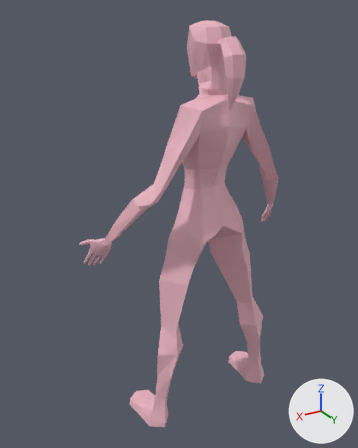
The Blender file promo/models/extra_female.blend, before and after one commit.
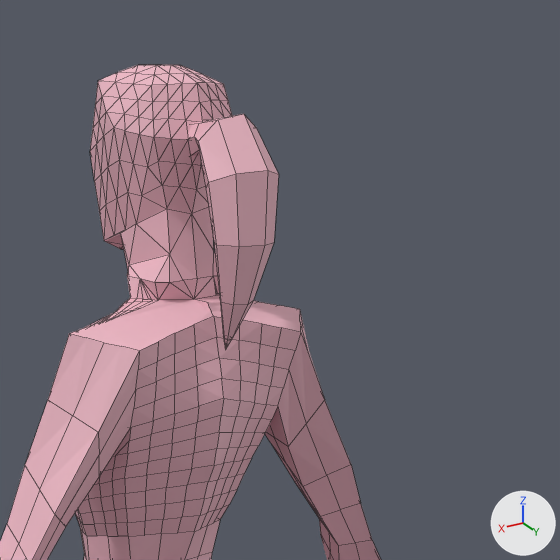
There are two pictures of each version: one whole from a 50 mm lens placed at (1.043, 1.434, 1.642), pointed at (0.092, -0.152, 0.849), one close up on the part from 44% to 94% of the width and 0% to 39% of the height. Every picture has the same lights, and +X, +Y and +Z are marked at lower right. The first two pictures are the older version. The close-ups show mesh edges as thin lines.

The older version as bpy lines, for what is in view:
```python
me_extra_female_hair_mesh = bpy.data.meshes.new('Extra_female_Hair_Mesh')
me_extra_female_hair_mesh.from_pydata(...)  # 51 vertices, 56 faces; spans x -0.038..0.042, y -0.04..0.085, z 1.323..1.565
me_extra_female_hair_mesh.materials.append(mat_extra_female_mat)  # pink #efb8c5
me_extra_female_mesh = bpy.data.meshes.new('Extra_female_Mesh')
me_extra_female_mesh.from_pydata(...)  # 2229 vertices, 2333 faces; spans x -0.48..0.48, y -0.25..0.04, z 0.0..1.61
me_extra_female_mesh.materials.append(mat_extra_female_mat)  # pink #efb8c5
ob_extra_female_body = bpy.data.objects.new('Extra_female_Body', me_extra_female_mesh)
ob_extra_female_body.location = (0.0, 0.0, 0.0)
ob_extra_female_hair = bpy.data.objects.new('Extra_female_Hair', me_extra_female_hair_mesh)
ob_extra_female_hair.location = (0.0, 0.0, 0.0)
```
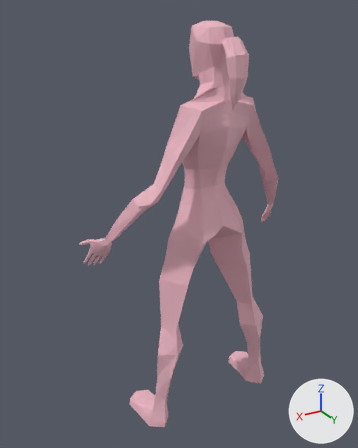
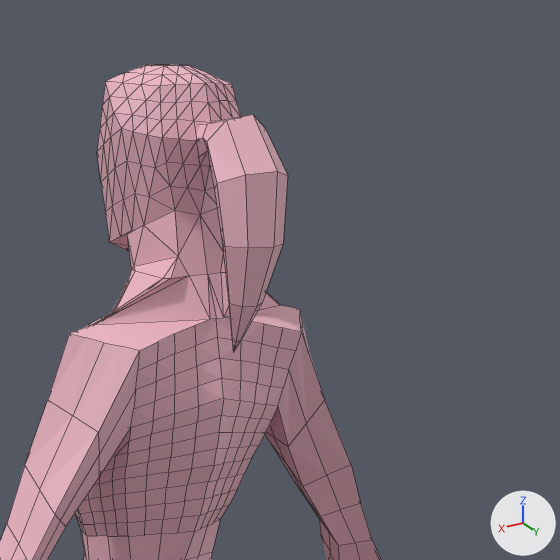
The change, as a diff of the scene's bpy script:
```diff
--- a/promo/models/extra_female.blend.py
+++ b/promo/models/extra_female.blend.py
@@ me_extra_female_mesh @@
 # used by ob_extra_female_body; location = (0.0, 0.0, 0.0)
-me_extra_female_mesh.from_pydata(...)  # 2229 vertices, 2333 faces; spans x -0.48..0.48, y -0.25..0.04, z 0.0..1.61
+me_extra_female_mesh.from_pydata(...)  # 2171 vertices, 2296 faces; spans x -0.48..0.48, y -0.25..0.04, z 0.0..1.61
+# me_extra_female_mesh part 1: 59 vertices moved from x -0.07..0.07, y -0.16..-0.02, z 1.36..1.61 to x -0.06..0.06, y -0.16..-0.01, z 1.36..1.61; 175 vertices removed from x -0.1..0.1, y -0.2..0.01, z 1.36..1.61; 117 vertices added at x -0.13..0.13, y -0.18..0.02, z 1.35..1.61
 me_extra_female_mesh.materials.append(mat_extra_female_mat)
@@ me_extra_female_hair_mesh @@
 # used by ob_extra_female_hair; location = (0.0, 0.0, 0.0)
-me_extra_female_hair_mesh.from_pydata(...)  # 51 vertices, 56 faces; spans x -0.038..0.042, y -0.04..0.085, z 1.323..1.565
+me_extra_female_hair_mesh.from_pydata(...)  # 51 vertices, 56 faces; spans x -0.038..0.042, y -0.025..0.101, z 1.323..1.565
+# me_extra_female_hair_mesh part 2: the whole mesh is moved by (0.0, 0.015, 0.0)
 me_extra_female_hair_mesh.materials.append(mat_extra_female_mat)
```

Changed parts and their boxes (x1, y1, x2, y2) in the close-ups (560 x 560 px; the box of a moved part takes in the faces that stretch with it):
'Extra_female_Hair', moved: before (187, 114, 279, 350); after (196, 114, 288, 352)
part 1 of me_extra_female_mesh, moved or reshaped: (69, 65, 301, 351) in both
